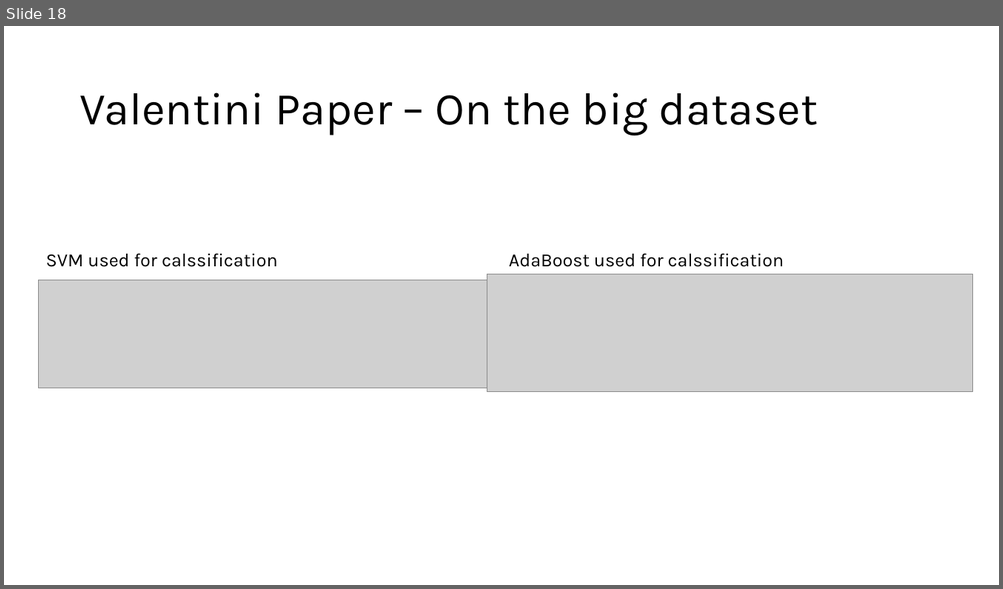
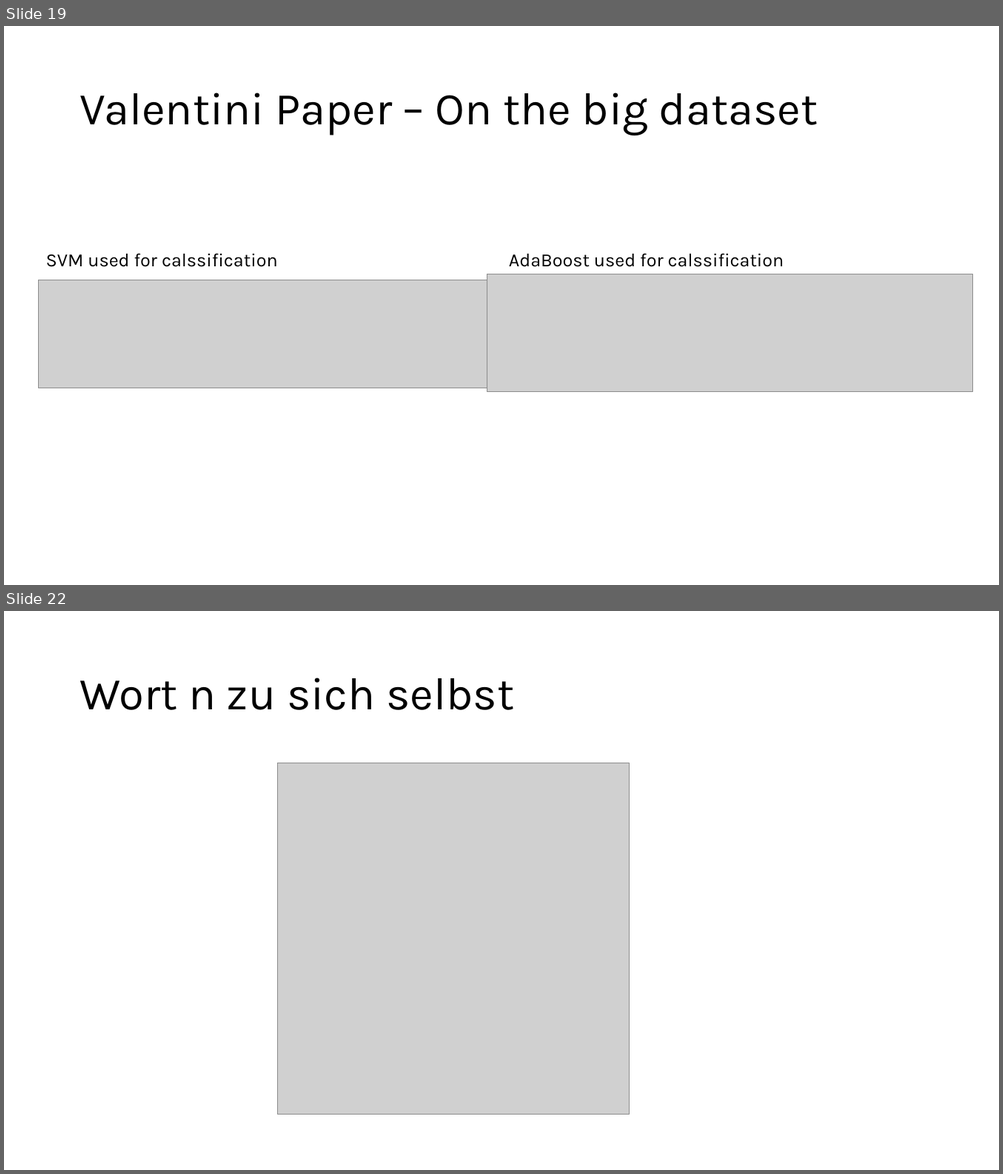
Before and after one commit to Steckdose007/Masterthesis, a slide deck: Interim report 2.pptx. Shown one above the other, each under a label of ours: slide 18 before the commit, slides 19 and 22 after it; the slides between them are not shown. The pictures are 1003x589 and 1003x1174 pixels, drawn with LibreOffice and Linux fonts; fonts in the diff are those of the drawing; grey boxes stand for pictures. Boxes give left, top, right and bottom in pixels: in the first picture for what was removed or moved away, otherwise in the second. Text is boxed around its words. In the diff, an @@ line names an element or a change of style, - is before the commit and + after.

```diff
--- a/Interim report 2.pptx
+++ b/Interim report 2.pptx
@@ slide 22 added at <box>4,611,999,1170</box>, background #FFFFFF @@
@@ title added at <box>79,678,514,710</box>, 44 pt, text #000000 @@
+Wort n zu sich selbst
@@ picture added at <box>278,763,629,1115</box> @@
@@ what was slide 18 is now slide 19 @@
```
Also in this commit, not shown: 2 slides changed, 4 other slides added, 6 other files.
